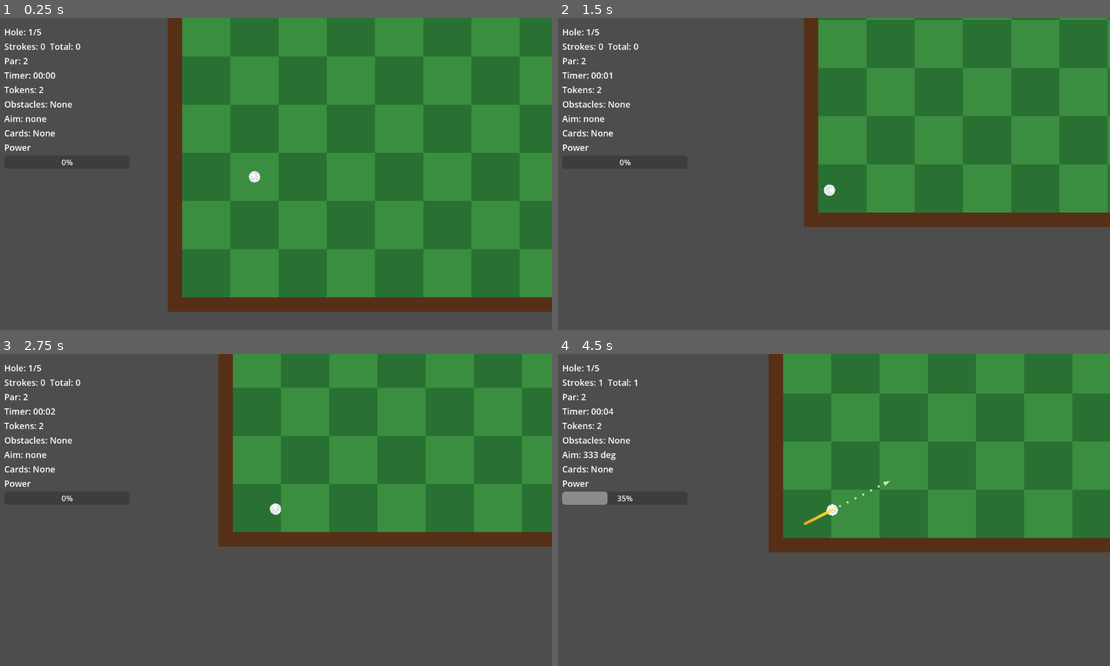
Above: before the commit, frames 1-4 (two rows, left to right).
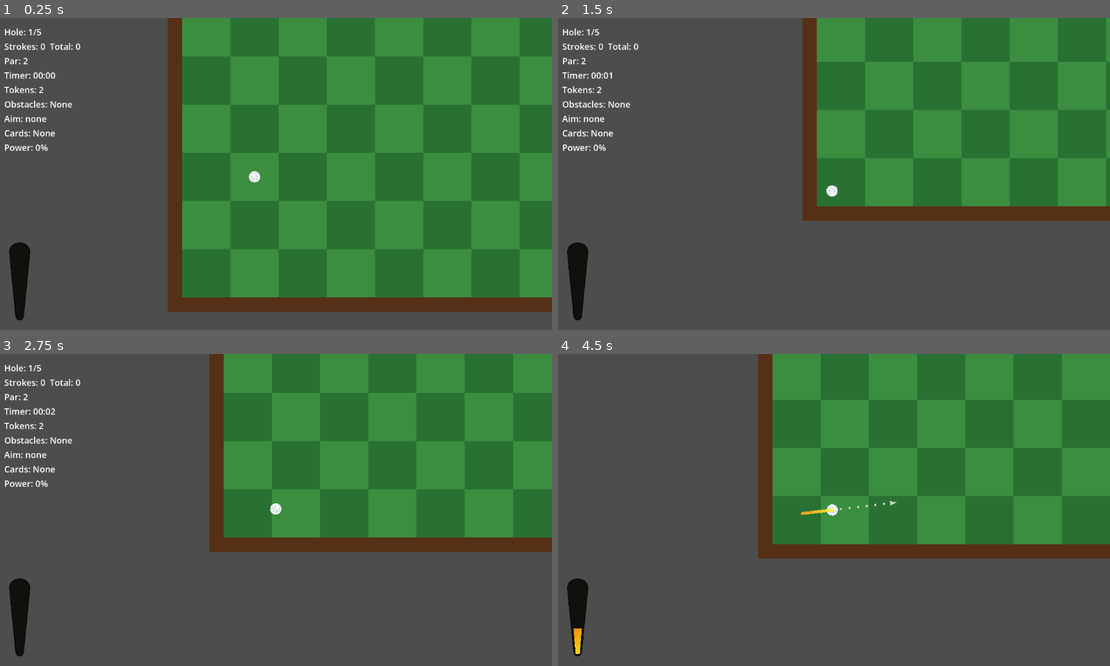
Above: after the commit, the same moments.

Repository: SirInfinite/a-stroke-of-luck
Game: Godot game, scene res://scenes/main.tscn
Two runs of this game, one before a commit and one after it. Both use one fixed random seed, a clock stepped at 60 frames per second and the inputs below.
Inputs (mouse positions are in pixels of both pictures, inside the frame that each line leads up to):
- Up to frame 1 (0.25 s): no input
- Up to frame 2 (1.5 s): tap Enter at 0.5 s; drag from (828, 174) to (889, 105) at 0.52 s; drag from (723, 189) to (806, 236) at 1.27 s
- Up to frame 3 (2.75 s): move the mouse to (331, 441) at 2.02 s; press the mouse at (331, 441) at 2.03 s; hold Right (ui_right) from 2.03 s (still down)
- Up to frame 4 (4.5 s): release Right (ui_right) at 2.75 s; release the mouse at (889, 441) at 2.75 s; drag from (806, 572) to (662, 463) at 2.77 s; move the mouse to (999, 556) at 3.52 s; press the mouse at (999, 556) at 3.53 s; hold Left (ui_left) 3.53-4.25 s; tap Space at 3.77 s; tap F2 (toggle_debug, bound only after the commit) at 4.15 s; release the mouse at (999, 556) at 4.25 s; drag from (662, 463) to (751, 432) at 4.27 s

The runs differ from the first frame. In frame 1, 0.7% of the frame differs, in the area x 1-14%, y 40-97%; in frame 2, 7.2%; in frame 3, 12%; in frame 4, 16%, in the area x 0-100%, y 0-97%.

Commit message:
Add power meter, debug HUD and level fixes
Introduce a custom PowerMeter Control and swap out the old ProgressBar for a visual power meter; add a debug HUD with toggle input (toggle_debug) and a power debug label. Adjust ball impulse calculation by removing power_scale and computing impulse as a proportion of max drag capped by max impulse. Update level data and geometry: use WALL_THICKNESS for obstacle sizes, tweak hazard positions/sizes, improve bounds creation by avoiding oversized walls and adding corner blocks to close gaps. Refactor hole creation into separate depth visual and flag functions, add hazard-fitting checks and grid-alignment helpers, and consolidate cell/world mapping helpers (_cell_to_world and _map_top_left). Also add debug toggle handling and minor HUD wiring changes.

Diff:
--- a/project.godot
+++ b/project.godot
@@ -27,6 +27,11 @@
 "events": [Object(InputEventKey,"resource_local_to_scene":false,"resource_name":"","device":-1,"window_id":0,"alt_press …(190 unchanged characters)…
 ]
 }
+toggle_debug={
+"deadzone": 0.5,
+"events": [Object(InputEventKey,"resource_local_to_scene":false,"resource_name":"","device":-1,"window_id":0,"alt_pressed":false,"shift_pressed":false,"ctrl_pressed":false,"meta_pressed":false,"pressed":false,"keycode":4194333,"physical_keycode":0,"key_label":0,"unicode":0,"location":0,"echo":false,"script":null)
+]
+}
 
 [physics]
 
--- a/scripts/golf_ball.gd
+++ b/scripts/golf_ball.gd
@@ -5,7 +5,6 @@
 signal hazard_sink_finished
 
 @export var max_impulse := 900.0
-@export var power_scale := 4.5
 @export var max_drag_distance := 180.0
 @export var drag_pick_radius := 18.0
 @export var trajectory_dot_count := 12
@@ -211,7 +210,8 @@
 
 func _shot_impulse() -> Vector2:
 	var drag := global_position - get_global_mouse_position()
-	return (drag.limit_length(_effective_max_drag_distance()) * power_scale).limit_length(_effective_max_impulse())
+	var drag_power := drag.limit_length(_effective_max_drag_distance()) / _effective_max_drag_distance()
+	return drag_power * _effective_max_impulse()
 
 
 func _keyboard_shot_impulse() -> Vector2:
--- a/scripts/main.gd
+++ b/scripts/main.gd
@@ -19,6 +19,98 @@
 const SHOP_BOUNCE_OVERSHOOT_OFFSET := Vector2(0.0, -34.0)
 const SHOP_BOUNCE_RISE_DURATION := 0.2
 const SHOP_BOUNCE_SETTLE_DURATION := 0.45
+
+class PowerMeter:
+	extends Control
+
+	const WIDTH_TOP := 44.0
+	const WIDTH_BOTTOM := 18.0
+	const TOP_CAP_HEIGHT := 20.0
+	const BOTTOM_CAP_HEIGHT := 10.0
+	const FILL_INSET := 5.0
+	const FILL_STEPS := 36
+	const LOW_COLOR := Color(1.0, 0.9, 0.08, 0.95)
+	const HIGH_COLOR := Color(1.0, 0.08, 0.02, 0.98)
+	const TRACK_COLOR := Color(0.08, 0.075, 0.055, 0.72)
+	const OUTLINE_COLOR := Color(0.03, 0.025, 0.018, 0.95)
+
+	var power := 0.0
+
+	func _init() -> void:
+		custom_minimum_size = Vector2(64.0, 170.0)
+		mouse_filter = Control.MOUSE_FILTER_IGNORE
+
+	func set_power(new_power: float) -> void:
+		power = clampf(new_power, 0.0, 1.0)
+		queue_redraw()
+
+	func _draw() -> void:
+		var rect := Rect2(Vector2.ZERO, size)
+		var top_y := 4.0
+		var bottom_y := rect.size.y - 4.0
+		var center_x := rect.size.x * 0.5
+
+		draw_colored_polygon(_meter_polygon(top_y, bottom_y, center_x), OUTLINE_COLOR)
+		draw_colored_polygon(_meter_polygon(top_y + 2.0, bottom_y - 2.0, center_x, 2.0), TRACK_COLOR)
+		_draw_fill(top_y, bottom_y, center_x)
+
+	func _draw_fill(top_y: float, bottom_y: float, center_x: float) -> void:
+		if power <= 0.0:
+			return
+
+		var fill_top := lerpf(bottom_y - FILL_INSET, top_y + FILL_INSET, power)
+		var fill_bottom := bottom_y - FILL_INSET
+		var fill_height := fill_bottom - fill_top
+		for i in range(FILL_STEPS):
+			var step_bottom := fill_bottom - fill_height * float(i) / float(FILL_STEPS)
+			var step_top := fill_bottom - fill_height * float(i + 1) / float(FILL_STEPS)
+			var color_power := 1.0 - ((step_top - top_y) / (bottom_y - top_y))
+			var color := LOW_COLOR.lerp(HIGH_COLOR, clampf(color_power, 0.0, 1.0))
+			draw_colored_polygon(_meter_band_polygon(step_top, step_bottom, center_x, top_y, bottom_y), color)
+
+	func _meter_polygon(top_y: float, bottom_y: float, center_x: float, inset := 0.0, closed := false) -> PackedVector2Array:
+		var points := PackedVector2Array()
+		var top_cap_center_y := top_y + TOP_CAP_HEIGHT
+		var bottom_cap_center_y := bottom_y - BOTTOM_CAP_HEIGHT
+		var top_half_width := maxf(2.0, WIDTH_TOP * 0.5 - inset)
+		var bottom_half_width := maxf(2.0, WIDTH_BOTTOM * 0.5 - inset)
+
+		for i in range(13):
+			var angle := lerpf(PI, 0.0, float(i) / 12.0)
+			points.append(Vector2(center_x + cos(angle) * top_half_width, top_cap_center_y - sin(angle) * TOP_CAP_HEIGHT))
+
+		for i in range(1, 12):
+			var t := float(i) / 12.0
+			var y := lerpf(top_cap_center_y, bottom_cap_center_y, t)
+			points.append(Vector2(center_x + _half_width_at_t(t, inset), y))
+
+		for i in range(13):
+			var angle := lerpf(0.0, PI, float(i) / 12.0)
+			points.append(Vector2(center_x + cos(angle) * bottom_half_width, bottom_cap_center_y + sin(angle) * BOTTOM_CAP_HEIGHT))
+
+		for i in range(11, 0, -1):
+			var t := float(i) / 12.0
+			var y := lerpf(top_cap_center_y, bottom_cap_center_y, t)
+			points.append(Vector2(center_x - _half_width_at_t(t, inset), y))
+
+		if closed:
+			points.append(points[0])
+		return points
+
+	func _meter_band_polygon(top_y: float, bottom_y: float, center_x: float, outer_top_y: float, outer_bottom_y: float) -> PackedVector2Array:
+		return PackedVector2Array([
+			Vector2(center_x - _half_width_at_y(bottom_y, outer_top_y, outer_bottom_y, FILL_INSET), bottom_y),
+			Vector2(center_x + _half_width_at_y(bottom_y, outer_top_y, outer_bottom_y, FILL_INSET), bottom_y),
+			Vector2(center_x + _half_width_at_y(top_y, outer_top_y, outer_bottom_y, FILL_INSET), top_y),
+			Vector2(center_x - _half_width_at_y(top_y, outer_top_y, outer_bottom_y, FILL_INSET), top_y)
+		])
+
+	func _half_width_at_y(y: float, top_y: float, bottom_y: float, inset: float) -> float:
+		var t := clampf((y - top_y) / (bottom_y - top_y), 0.0, 1.0)
+		return _half_width_at_t(t, inset)
+
+	func _half_width_at_t(t: float, inset: float) -> float:
+		return maxf(2.0, lerpf(WIDTH_TOP, WIDTH_BOTTOM, t) * 0.5 - inset)
 
 const SHOP_CARDS := [
 	{
@@ -87,10 +179,10 @@
 		"hole_cell": Vector2i(8, 4),
 		"par": 3,
 		"hazards": [
-			{"type": "sand", "pos": Vector2(-180.0, -40.0), "size": Vector2(160.0, 120.0)}
+			{"type": "sand", "pos": Vector2(-200.0, -50.0), "size": Vector2(200.0, 100.0)}
 		],
 		"obstacles": [
-			{"pos": Vector2(0.0, 0.0), "size": Vector2(45.0, 320.0)}
+			{"pos": Vector2(0.0, 0.0), "size": Vector2(WALL_THICKNESS, 300.0)}
 		]
 	},
 	{
@@ -106,11 +198,11 @@
 		"hole_cell": Vector2i(8, 1),
 		"par": 4,
 		"hazards": [
-			{"type": "water", "pos": Vector2(0.0, 0.0), "size": Vector2(180.0, 140.0)}
+			{"type": "water", "pos": Vector2(0.0, 0.0), "size": Vector2(200.0, 200.0)}
 		],
 		"obstacles": [
-			{"pos": Vector2(-140.0, 20.0), "size": Vector2(45.0, 320.0)},
-			{"pos": Vector2(140.0, -20.0), "size": Vector2(45.0, 320.0)}
+			{"pos": Vector2(-150.0, 0.0), "size": Vector2(WALL_THICKNESS, 300.0)},
+			{"pos": Vector2(150.0, 0.0), "size": Vector2(WALL_THICKNESS, 300.0)}
 		]
 	},
 	{
@@ -126,12 +218,12 @@
 		"hole_cell": Vector2i(9, 3),
 		"par": 4,
 		"hazards": [
-			{"type": "direction", "pos": Vector2(-240.0, 0.0), "size": Vector2(110.0, 90.0), "direction": Vector2.RIGHT},
-			{"type": "sand", "pos": Vector2(220.0, -120.0), "size": Vector2(150.0, 110.0)}
+			{"type": "direction", "pos": Vector2(-250.0, 50.0), "size": Vector2(100.0, 100.0), "direction": Vector2.RIGHT},
+			{"type": "sand", "pos": Vector2(250.0, -50.0), "size": Vector2(100.0, 100.0)}
 		],
 		"obstacles": [
-			{"pos": Vector2(-80.0, -140.0), "size": Vector2(260.0, 45.0)},
-			{"pos": Vector2(80.0, 140.0), "size": Vector2(260.0, 45.0)}
+			{"pos": Vector2(-100.0, -150.0), "size": Vector2(300.0, WALL_THICKNESS)},
+			{"pos": Vector2(100.0, 150.0), "size": Vector2(300.0, WALL_THICKNESS)}
 		]
 	},
 	{
@@ -147,14 +239,14 @@
 		"hole_cell": Vector2i(9, 5),
 		"par": 5,
 		"hazards": [
-			{"type": "water", "pos": Vector2(-260.0, 40.0), "size": Vector2(160.0, 130.0)},
-			{"type": "direction", "pos": Vector2(0.0, -150.0), "size": Vector2(120.0, 90.0), "direction": Vector2.DOWN},
-			{"type": "direction", "pos": Vector2(260.0, 70.0), "size": Vector2(120.0, 90.0), "direction": Vector2.RIGHT}
+			{"type": "water", "pos": Vector2(-50.0, 50.0), "size": Vector2(100.0, 100.0)},
+			{"type": "direction", "pos": Vector2(50.0, -50.0), "size": Vector2(100.0, 100.0), "direction": Vector2.DOWN},
+			{"type": "direction", "pos": Vector2(250.0, 50.0), "size": Vector2(100.0, 100.0), "direction": Vector2.RIGHT}
 		],
 		"obstacles": [
-			{"pos": Vector2(-160.0, -60.0), "size": Vector2(45.0, 300.0)},
-			{"pos": Vector2(20.0, 80.0), "size": Vector2(45.0, 300.0)},
-			{"pos": Vector2(200.0, -60.0), "size": Vector2(45.0, 300.0)}
+			{"pos": Vector2(-150.0, -50.0), "size": Vector2(WALL_THICKNESS, 300.0)},
+			{"pos": Vector2(50.0, 50.0), "size": Vector2(WALL_THICKNESS, 300.0)},
+			{"pos": Vector2(250.0, -50.0), "size": Vector2(WALL_THICKNESS, 300.0)}
 		]
 	}
 ]
@@ -179,7 +271,10 @@
 var obstacles_label: Label
 var aim_label: Label
 var cards_label: Label
-var power_meter: ProgressBar
+var power_debug_label: Label
+var debug_hud: VBoxContainer
+var debug_visible := true
+var power_meter: PowerMeter
 var loading_next_level := false
 var shop_overlay: Control
 var shop_tokens_label: Label
@@ -220,6 +315,8 @@
 func _input(event: InputEvent) -> void:
 	if event.is_action_pressed("reset_level"):
 		_reset_current_level()
+	if event.is_action_pressed("toggle_debug"):
+		_toggle_debug_hud()
 
 
 func _create_world() -> void:
@@ -237,30 +334,28 @@
 	var canvas_layer := CanvasLayer.new()
 	add_child(canvas_layer)
 
-	var hud := VBoxContainer.new()
-	hud.position = Vector2(16, 16)
-	hud.custom_minimum_size = Vector2(260, 0)
-	canvas_layer.add_child(hud)
-
-	hole_label = _create_hud_label(hud)
-	stroke_label = _create_hud_label(hud)
-	par_label = _create_hud_label(hud)
-	timer_label = _create_hud_label(hud)
-	tokens_label = _create_hud_label(hud)
-	obstacles_label = _create_hud_label(hud)
-	aim_label = _create_hud_label(hud)
-	cards_label = _create_hud_label(hud)
-
-	var power_label := _create_hud_label(hud)
-	power_label.text = "Power"
-
-	power_meter = ProgressBar.new()
-	power_meter.min_value = 0.0
-	power_meter.max_value = 100.0
-	power_meter.value = 0.0
-	power_meter.show_percentage = true
-	power_meter.custom_minimum_size = Vector2(220, 18)
-	hud.add_child(power_meter)
+	debug_hud = VBoxContainer.new()
+	debug_hud.position = Vector2(16, 16)
+	debug_hud.custom_minimum_size = Vector2(260, 0)
+	canvas_layer.add_child(debug_hud)
+
+	hole_label = _create_hud_label(debug_hud)
+	stroke_label = _create_hud_label(debug_hud)
+	par_label = _create_hud_label(debug_hud)
+	timer_label = _create_hud_label(debug_hud)
+	tokens_label = _create_hud_label(debug_hud)
+	obstacles_label = _create_hud_label(debug_hud)
+	aim_label = _create_hud_label(debug_hud)
+	cards_label = _create_hud_label(debug_hud)
+	power_debug_label = _create_hud_label(debug_hud)
+
+	power_meter = PowerMeter.new()
+	power_meter.set_anchors_preset(Control.PRESET_BOTTOM_LEFT)
+	power_meter.offset_left = 16.0
+	power_meter.offset_top = -186.0
+	power_meter.offset_right = 80.0
+	power_meter.offset_bottom = -16.0
+	canvas_layer.add_child(power_meter)
 
 	_create_shop_overlay(canvas_layer)
 	_center_camera_on_ball()
@@ -288,7 +383,7 @@
 	_create_hazards(level)
 
 	for obstacle in level.obstacles:
-		_create_box(obstacle.pos, obstacle.size, Color(0.45, 0.5, 0.55))
+		_create_box(obstacle.pos, obstacle.size, BORDER_BROWN)
 
 	ball.reset_to(start_position)
 	_update_status()
@@ -325,17 +420,37 @@
 
 func _create_bounds(level: Dictionary) -> void:
 	var directions := [
-		{"cell": Vector2i(0, -1), "offset": Vector2(0.0, -GRID_CELL_SIZE / 2.0 - WALL_THICKNESS / 2.0), "size": Vector2(GRID_CELL_SIZE + WALL_THICKNESS * 2.0, WALL_THICKNESS)},
-		{"cell": Vector2i(1, 0), "offset": Vector2(GRID_CELL_SIZE / 2.0 + WALL_THICKNESS / 2.0, 0.0), "size": Vector2(WALL_THICKNESS, GRID_CELL_SIZE + WALL_THICKNESS * 2.0)},
-		{"cell": Vector2i(0, 1), "offset": Vector2(0.0, GRID_CELL_SIZE / 2.0 + WALL_THICKNESS / 2.0), "size": Vector2(GRID_CELL_SIZE + WALL_THICKNESS * 2.0, WALL_THICKNESS)},
-		{"cell": Vector2i(-1, 0), "offset": Vector2(-GRID_CELL_SIZE / 2.0 - WALL_THICKNESS / 2.0, 0.0), "size": Vector2(WALL_THICKNESS, GRID_CELL_SIZE + WALL_THICKNESS * 2.0)}
+		{"cell": Vector2i(0, -1), "offset": Vector2(0.0, -GRID_CELL_SIZE / 2.0 - WALL_THICKNESS / 2.0), "size": Vector2(GRID_CELL_SIZE, WALL_THICKNESS)},
+		{"cell": Vector2i(1, 0), "offset": Vector2(GRID_CELL_SIZE / 2.0 + WALL_THICKNESS / 2.0, 0.0), "size": Vector2(WALL_THICKNESS, GRID_CELL_SIZE)},
+		{"cell": Vector2i(0, 1), "offset": Vector2(0.0, GRID_CELL_SIZE / 2.0 + WALL_THICKNESS / 2.0), "size": Vector2(GRID_CELL_SIZE, WALL_THICKNESS)},
+		{"cell": Vector2i(-1, 0), "offset": Vector2(-GRID_CELL_SIZE / 2.0 - WALL_THICKNESS / 2.0, 0.0), "size": Vector2(WALL_THICKNESS, GRID_CELL_SIZE)}
 	]
+	var corners := [
+		{"side_a": Vector2i(0, -1), "side_b": Vector2i(-1, 0), "offset": Vector2(-GRID_CELL_SIZE / 2.0 - WALL_THICKNESS / 2.0, -GRID_CELL_SIZE / 2.0 - WALL_THICKNESS / 2.0)},
+		{"side_a": Vector2i(0, -1), "side_b": Vector2i(1, 0), "offset": Vector2(GRID_CELL_SIZE / 2.0 + WALL_THICKNESS / 2.0, -GRID_CELL_SIZE / 2.0 - WALL_THICKNESS / 2.0)},
+		{"side_a": Vector2i(0, 1), "side_b": Vector2i(1, 0), "offset": Vector2(GRID_CELL_SIZE / 2.0 + WALL_THICKNESS / 2.0, GRID_CELL_SIZE / 2.0 + WALL_THICKNESS / 2.0)},
+		{"side_a": Vector2i(0, 1), "side_b": Vector2i(-1, 0), "offset": Vector2(-GRID_CELL_SIZE / 2.0 - WALL_THICKNESS / 2.0, GRID_CELL_SIZE / 2.0 + WALL_THICKNESS / 2.0)}
+	]
+	var created_corners := {}
 
 	for cell in _playable_cells(level):
+		var cell_center := _cell_to_world(level, cell)
 		for direction in directions:
 			var neighbor: Vector2i = cell + direction.cell
 			if not _is_playable_cell(level, neighbor):
-				_create_box(_cell_to_world(level, cell) + direction.offset, direction.size, BORDER_BROWN)
+				_create_box(cell_center + direction.offset, direction.size, BORDER_BROWN)
+
+		for corner in corners:
+			if _is_playable_cell(level, cell + corner.side_a) or _is_playable_cell(level, cell + corner.side_b):
+				continue
+
+			var corner_position: Vector2 = cell_center + corner.offset
+			var corner_key := "%d,%d" % [roundi(corner_position.x), roundi(corner_position.y)]
+			if created_corners.has(corner_key):
+				continue
+
+			created_corners[corner_key] = true
+			_create_box(corner_position, Vector2(WALL_THICKNESS, WALL_THICKNESS), BORDER_BROWN)
 
 
 func _create_box(pos: Vector2, size: Vector2, color: Color) -> void:
@@ -356,11 +471,8 @@
 
 
 func _create_hole(pos: Vector2) -> void:
-	var marker := Polygon2D.new()
-	marker.position = pos
-	marker.polygon = _circle_polygon(22.0)
-	marker.color = Color(0.02, 0.018, 0.015)
-	level_root.add_child(marker)
+	_create_hole_depth_visual(pos)
+	_create_hole_flag(pos)
 
 	var area := Area2D.new()
 	area.name = "Hole"
@@ -375,8 +487,63 @@
 	area.add_child(collision)
 
 
+func _create_hole_depth_visual(pos: Vector2) -> void:
+	var ring_colors := [
+		Color(GREEN_DARK.r, GREEN_DARK.g, GREEN_DARK.b, 0.15),
+		Color(0.13, 0.28, 0.14, 0.45),
+		Color(0.06, 0.12, 0.065, 0.78),
+		Color(0.02, 0.018, 0.015, 1.0)
+	]
+	var ring_radii := [36.0, 31.0, 26.0, 22.0]
+
+	for i in range(ring_radii.size()):
+		var ring := Polygon2D.new()
+		ring.position = pos
+		ring.polygon = _circle_polygon(ring_radii[i])
+		ring.color = ring_colors[i]
+		level_root.add_child(ring)
+
+
+func _create_hole_flag(pos: Vector2) -> void:
+	var flag_root := Node2D.new()
+	flag_root.position = pos
+	level_root.add_child(flag_root)
+
+	var segment_height := 14.0
+	var stem_top := -78.0
+	var stem_bottom := -8.0
+	var segment_index := 0
+	for y in range(int(stem_bottom), int(stem_top), -int(segment_height)):
+		var next_y := maxf(float(y) - segment_height, stem_top)
+		var segment := Line2D.new()
+		segment.width = 4.0
+		segment.default_color = Color.WHITE if segment_index % 2 == 0 else Color(0.85, 0.05, 0.04)
+		segment.points = PackedVector2Array([Vector2(0.0, float(y)), Vector2(0.0, next_y)])
+		flag_root.add_child(segment)
+		segment_index += 1
+
+	var flag := Polygon2D.new()
+	flag.polygon = PackedVector2Array([
+		Vector2(0.0, stem_top),
+		Vector2(48.0, stem_top + 13.0),
+		Vector2(0.0, stem_top + 26.0)
+	])
+	flag.color = Color(0.9, 0.03, 0.03)
+	flag_root.add_child(flag)
+
+	var separator := Line2D.new()
+	separator.width = 3.0
+	separator.default_color = Color(0.32, 0.0, 0.0)
+	separator.points = PackedVector2Array([Vector2(0.0, stem_top), Vector2(0.0, stem_top + 26.0)])
+	flag_root.add_child(separator)
+
+
 func _create_hazards(level: Dictionary) -> void:
 	for hazard in level.hazards:
+		if not _hazard_fits_playable_map(level, hazard):
+			push_warning("Skipping %s hazard because it does not fit the playable grid." % hazard.get("type", "unknown"))
+			continue
+
 		match hazard.type:
 			"sand":
 				_create_sand_tile(hazard.pos, hazard.size)
@@ -535,8 +702,16 @@
 	tokens_label.text = "Tokens: %d" % tokens
 	obstacles_label.text = "Obstacles: %s" % _obstacle_summary(level)
 	cards_label.text = "Cards: %s" % _cards_summary()
-	power_meter.value = ball.get_aim_power() * 100.0 if ball else 0.0
+	var aim_power: float = ball.get_aim_power() if ball else 0.0
+	power_meter.set_power(aim_power)
+	power_debug_label.text = "Power: %d%%" % roundi(aim_power * 100.0)
 	aim_label.text = "Aim: %.0f deg" % ball.get_aim_direction_degrees() if ball and ball.has_active_aim() else "Aim: none"
+
+
+func _toggle_debug_hud() -> void:
+	debug_visible = not debug_visible
+	if debug_hud:
+		debug_hud.visible = debug_visible
 
 
 func _create_hud_label(parent: Control) -> Label:
@@ -590,15 +765,62 @@
 	return row[cell.x] != " "
 
 
+func _hazard_fits_playable_map(level: Dictionary, hazard: Dictionary) -> bool:
+	if not hazard.has("pos") or not hazard.has("size"):
+		return false
+
+	var size: Vector2 = hazard.size
+	if size.x <= 0.0 or size.y <= 0.0:
+		return false
+
+	var rect := Rect2(hazard.pos - size / 2.0, size)
+	var top_left := _map_top_left(level)
+	if not _rect_aligns_to_grid(rect, top_left):
+		return false
+
+	var min_cell := Vector2i(
+		floori((rect.position.x - top_left.x) / GRID_CELL_SIZE),
+		floori((rect.position.y - top_left.y) / GRID_CELL_SIZE)
+	)
+	var max_cell := Vector2i(
+		floori((rect.end.x - top_left.x - 0.001) / GRID_CELL_SIZE),
+		floori((rect.end.y - top_left.y - 0.001) / GRID_CELL_SIZE)
+	)
+
+	for y in range(min_cell.y, max_cell.y + 1):
+		for x in range(min_cell.x, max_cell.x + 1):
+			if not _is_playable_cell(level, Vector2i(x, y)):
+				return false
+
+	return true
+
+
+func _rect_aligns_to_grid(rect: Rect2, grid_origin: Vector2) -> bool:
+	return (
+		_value_aligns_to_grid(rect.position.x, grid_origin.x)
+		and _value_aligns_to_grid(rect.position.y, grid_origin.y)
+		and _value_aligns_to_grid(rect.end.x, grid_origin.x)
+		and _value_aligns_to_grid(rect.end.y, grid_origin.y)
+	)
+
+
+func _value_aligns_to_grid(value: float, origin: float) -> bool:
+	var cell_position := (value - origin) / GRID_CELL_SIZE
+	return absf(cell_position - roundf(cell_position)) < 0.001
+
+
 func _cell_to_world(level: Dictionary, cell: Vector2i) -> Vector2:
+	return _map_top_left(level) + Vector2(float(cell.x) + 0.5, float(cell.y) + 0.5) * GRID_CELL_SIZE
+
+
+func _map_top_left(level: Dictionary) -> Vector2:
 	var rows: Array = level.map
 	var columns := 0
 	for row in rows:
 		columns = maxi(columns, String(row).length())
 
 	var map_size := Vector2(float(columns), float(rows.size())) * GRID_CELL_SIZE
-	var top_left := -map_size / 2.0
-	return top_left + Vector2(float(cell.x) + 0.5, float(cell.y) + 0.5) * GRID_CELL_SIZE
+	return -map_size / 2.0
 
 
 func _token_reward_for_score(final_strokes: int, par: int) -> int:
